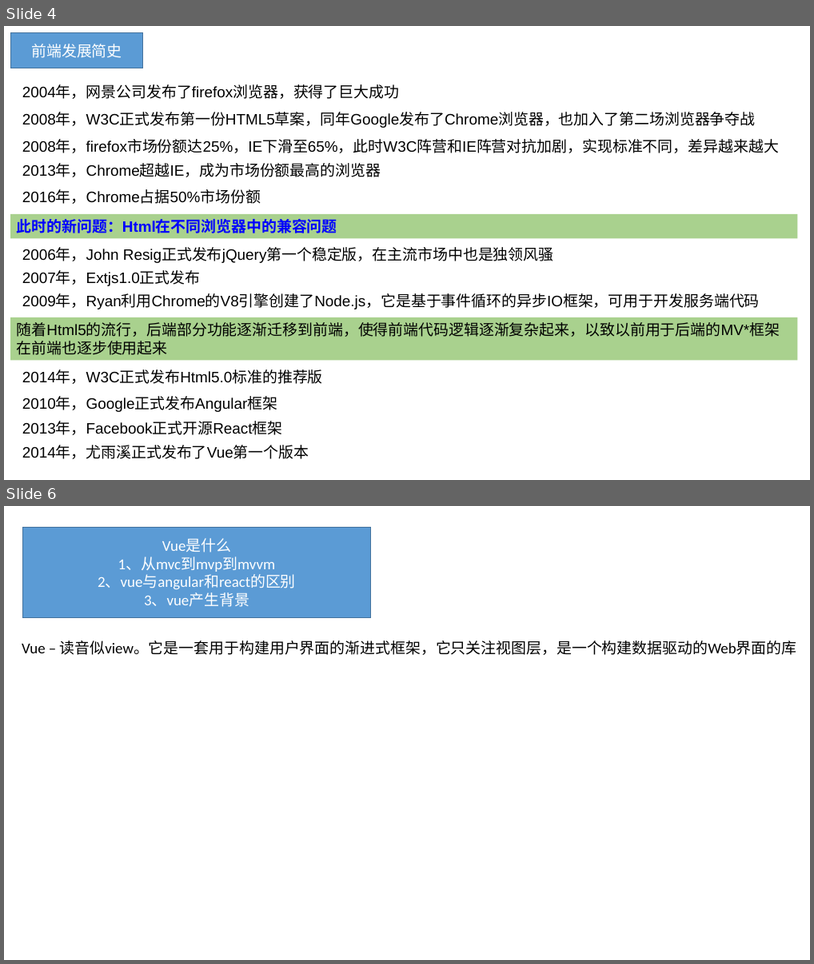
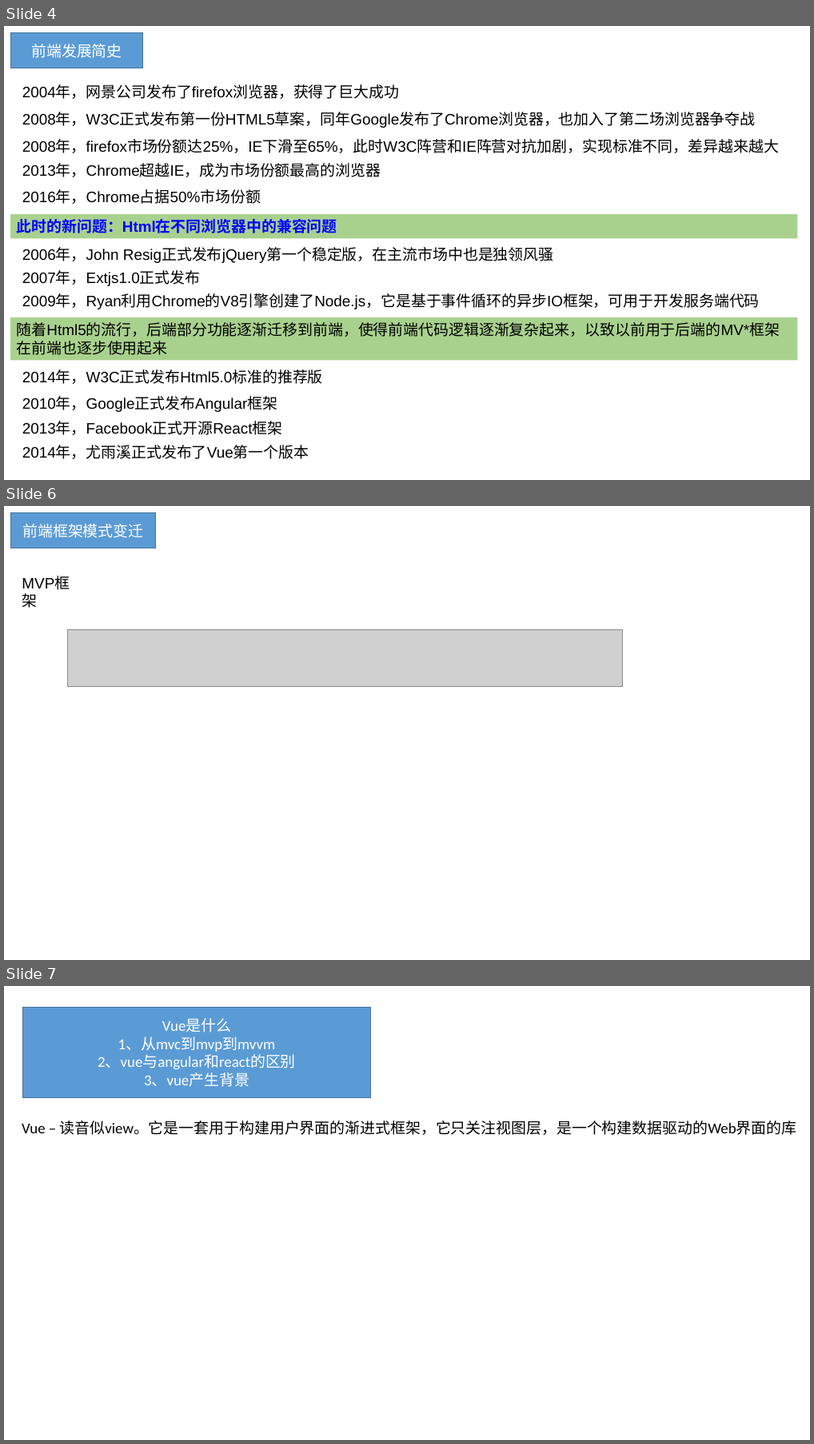
Before and after one commit to BinMarshall/studing, a slide deck: Vue/vue.pptx. Shown one above the other, each under a label of ours: slides 4 and 6 before the commit, slides 4, 6 and 7 after it; the slides between them are not shown. The pictures are 814x964 and 814x1444 pixels, drawn with LibreOffice and Linux fonts; fonts in the diff are those of the drawing; grey boxes stand for pictures. Boxes give left, top, right and bottom in pixels: in the first picture for what was removed or moved away, otherwise in the second. Text is boxed around its words. In the diff, an @@ line names an element or a change of style, - is before the commit and + after.

```diff
--- a/Vue/vue.pptx
+++ b/Vue/vue.pptx
@@ slide 6 added at <box>4,506,810,960</box>, background #FFFFFF @@
@@ rectangle added at <box>10,512,156,548</box>, fill #5B9BD5, outline #43739E 1 pt, 18 pt, text #FFFFFF @@
+前端框架模式变迁
@@ text added at <box>16,570,82,594</box>, 18 pt, text #000000 @@
+MVP框架
@@ picture added at <box>67,630,623,687</box> @@
@@ what was slide 6 is now slide 7 @@
```
Also in this commit, not shown: 1 slide changed, 1 other file.
